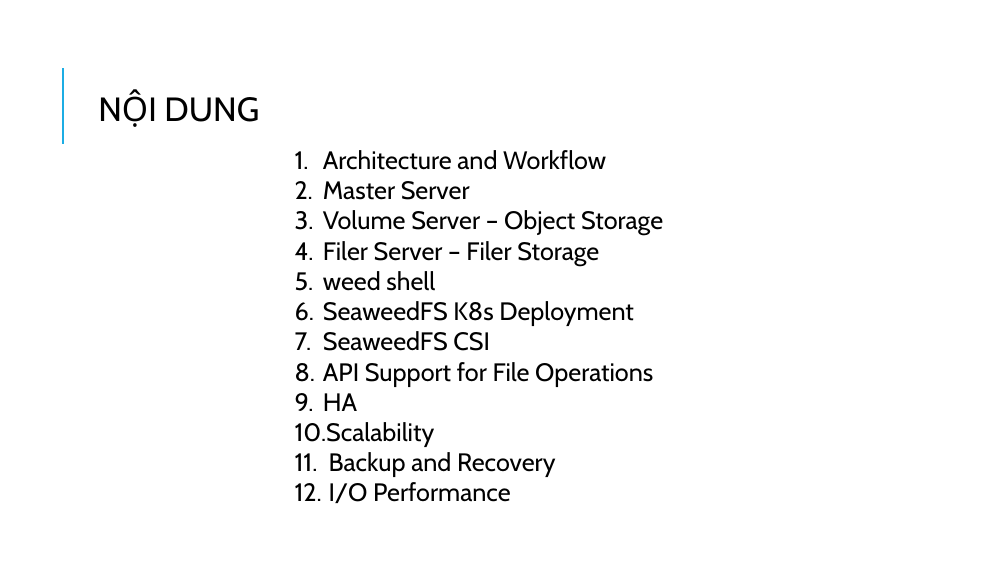
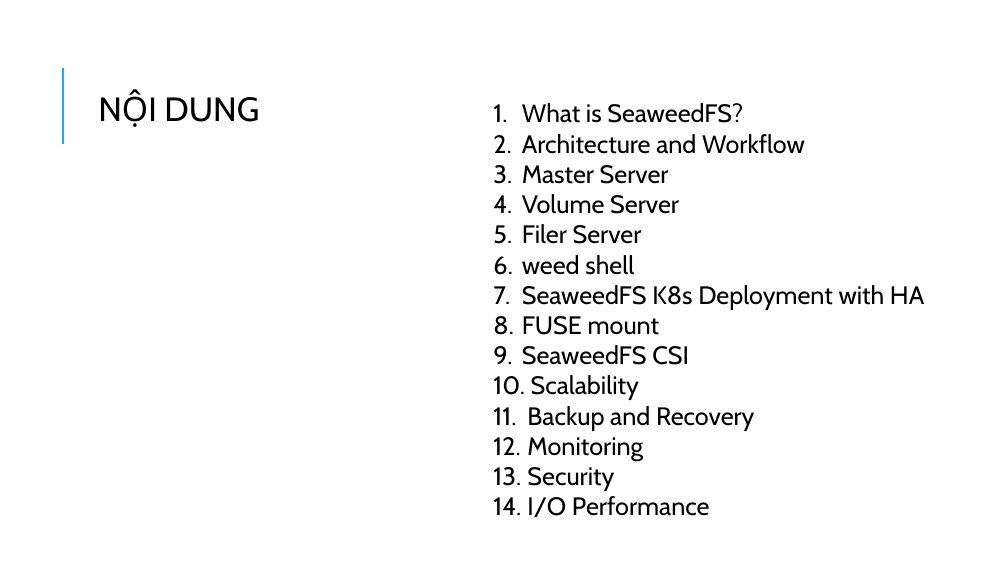
Before and after one commit to chi-org/seaweedfs-test, a slide deck: slide 2 of SeaweedFS_2.pptx. Drawn at 1008x567 pixels with LibreOffice and Linux fonts; fonts in the diff are those of the drawing. Boxes give left, top, right and bottom in pixels: in the first picture for what was removed or moved away, otherwise in the second. Text is boxed around its words. In the diff, an @@ line names an element or a change of style, - is before the commit and + after.

```diff
--- a/SeaweedFS_2.pptx
+++ b/SeaweedFS_2.pptx
@@ text "What is SeaweedFS?": place and size @@
-text "What is SeaweedFS?" at [295,150,663,503]
+text "What is SeaweedFS?" at [522,103,924,517]
@@ text at [522,103,743,123]: paragraph added @@
+1. What is SeaweedFS?
@@ text at [522,194,679,244]: text changed @@
-3. Volume Server – Object Storage
-4. Filer Server – Filer Storage
+4. Volume Server
+5. Filer Server
@@ text at [522,285,924,335]: text changed @@
-6. SeaweedFS K8s Deployment
+7. SeaweedFS K8s Deployment with HA
+8. FUSE mount
@@ text at [323,362,653,411]: paragraphs removed @@
-8. API Support for File Operations
-9. HA
@@ text at [527,437,643,491]: paragraphs added @@
+12. Monitoring
+13. Security
```
Also in this commit, not shown: 21 other slides changed, 1 slide added, 1 other file.
